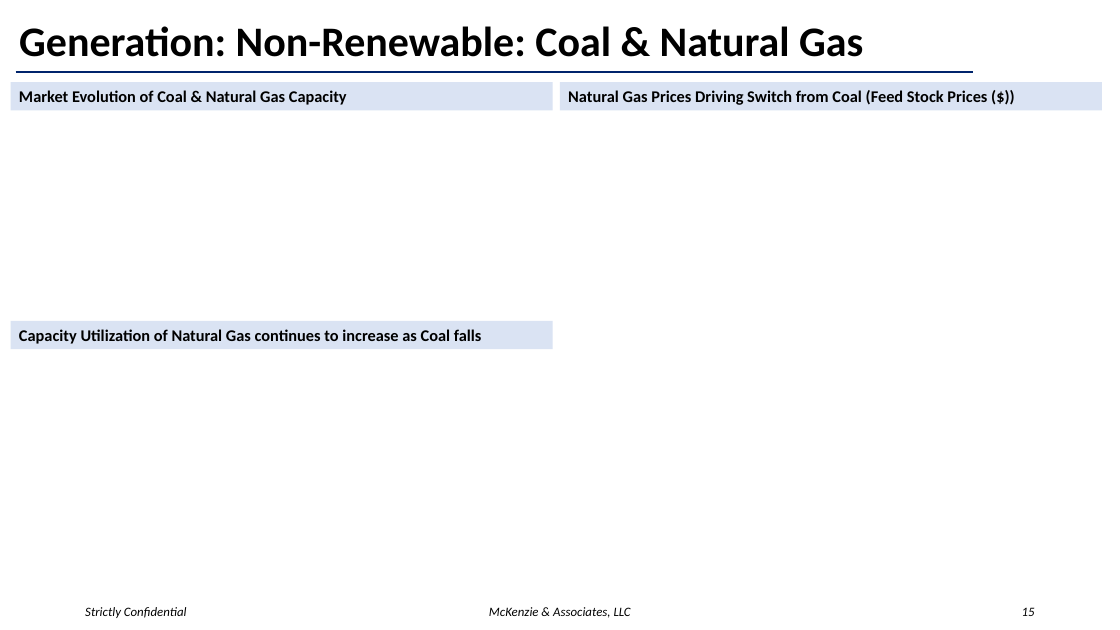
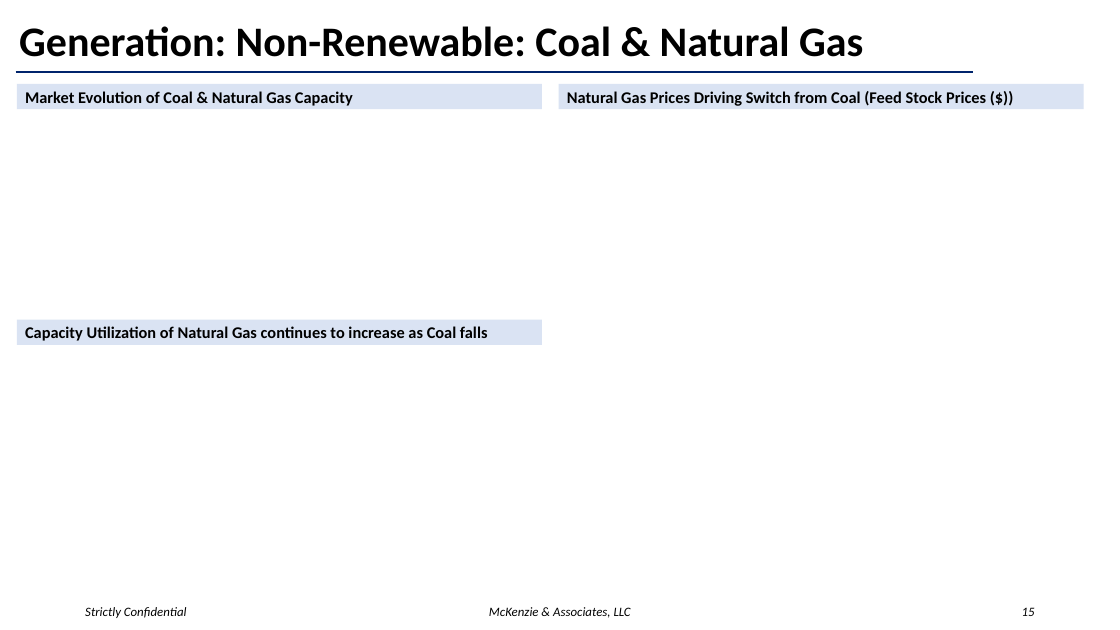
Before and after one commit to McKenzieaa/mck_cfo, a slide deck: slide 15 of streamlit_dashboard/data/energy_template.pptx. Drawn at 1120x630 pixels with LibreOffice and Linux fonts; fonts in the diff are those of the drawing. Boxes give left, top, right and bottom in pixels: in the first picture for what was removed or moved away, otherwise in the second. Text is boxed around its words. In the diff, an @@ line names an element or a change of style, - is before the commit and + after.

```diff
--- a/streamlit_dashboard/data/energy_template.pptx
+++ b/streamlit_dashboard/data/energy_template.pptx
@@ rectangle "Market Evolution of Coal & ...": place and size @@
-rectangle "Market Evolution of Coal & ..." at box(11, 82, 553, 111)
+rectangle "Market Evolution of Coal & ..." at box(17, 84, 542, 109)
@@ rectangle "Natural Gas Prices Driving Switch ...": place and size @@
-rectangle "Natural Gas Prices Driving Switch ..." at box(560, 82, 1102, 111)
+rectangle "Natural Gas Prices Driving Switch ..." at box(559, 84, 1084, 109)
@@ rectangle "Capacity Utilization of Natural Gas ...": place and size @@
-rectangle "Capacity Utilization of Natural Gas ..." at box(11, 321, 553, 350)
+rectangle "Capacity Utilization of Natural Gas ..." at box(17, 320, 542, 345)
```
Also in this commit, not shown: 15 other slides changed.
